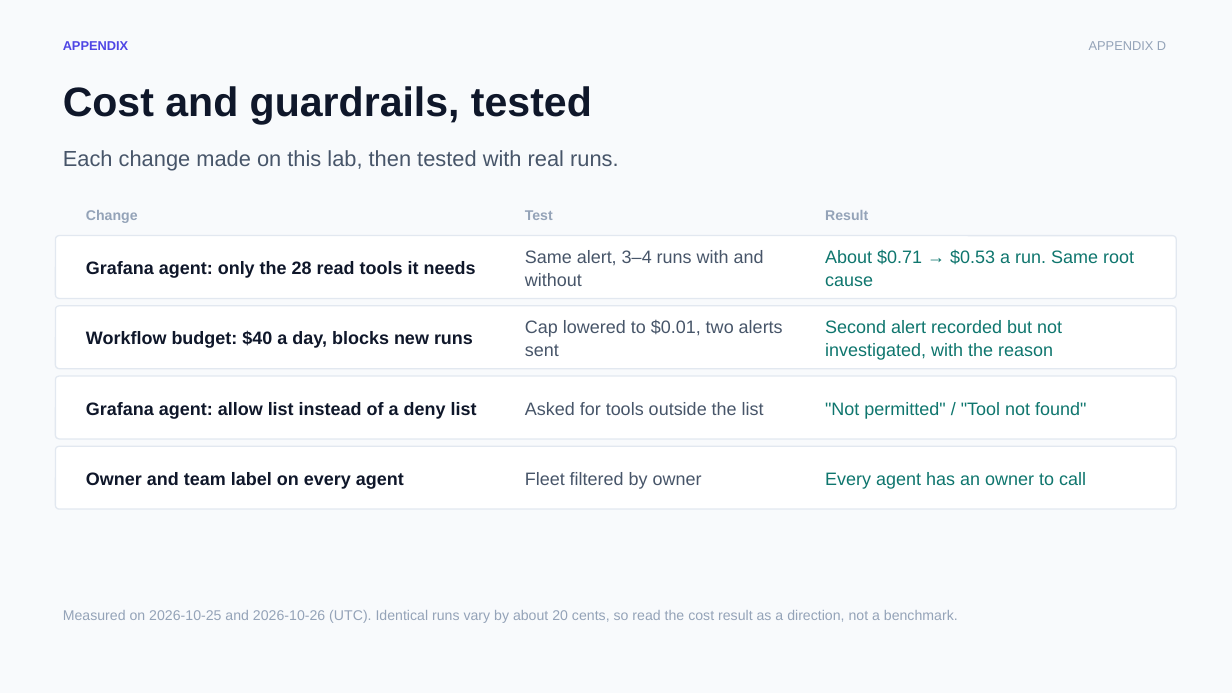
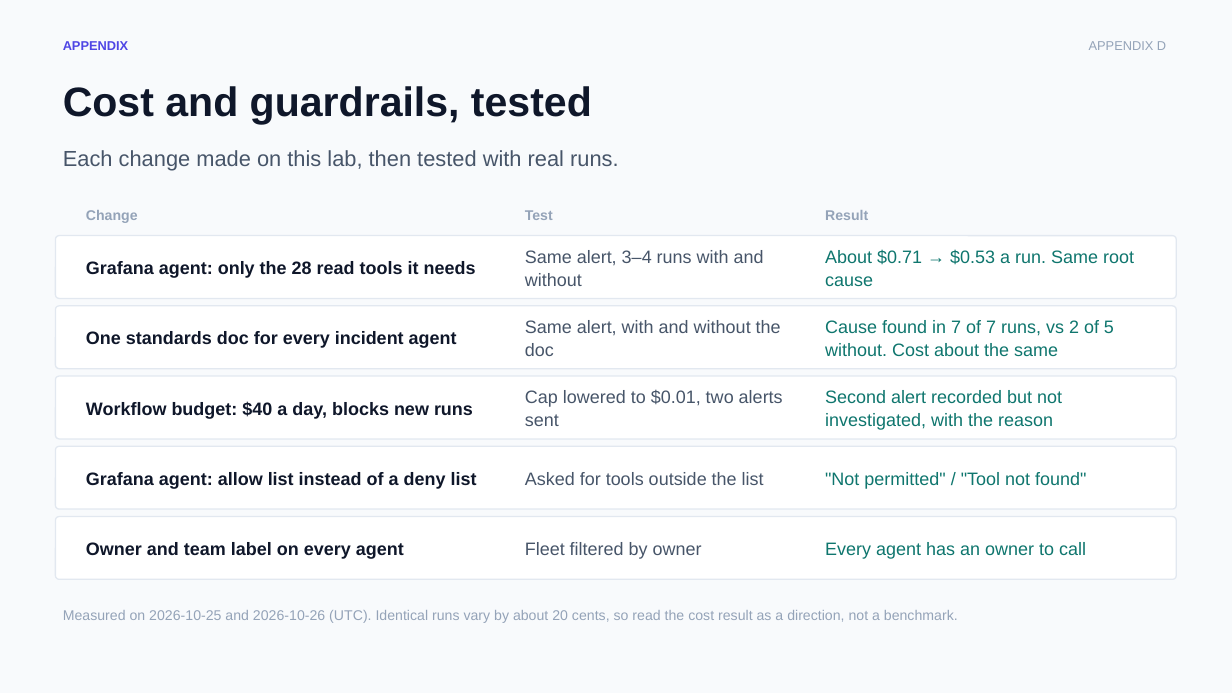
Before and after one commit to chizeni24/komodor-production-lab, a slide deck: slide 18 of docs/presentation/KAOP_Customer_Pitch.pptx. Drawn at 1232x693 pixels with LibreOffice and Linux fonts; fonts in the diff are those of the drawing. Boxes give left, top, right and bottom in pixels: in the first picture for what was removed or moved away, otherwise in the second. Text is boxed around its words. In the diff, an @@ line names an element or a change of style, - is before the commit and + after.

```diff
--- a/docs/presentation/KAOP_Customer_Pitch.pptx
+++ b/docs/presentation/KAOP_Customer_Pitch.pptx
@@ text added at (525,320,781,356), 14 pt, text #475569 @@
+Same alert, with and without the doc
@@ text added at (825,320,1114,356), 14 pt, text #0F766E @@
+Cause found in 7 of 7 runs, vs 2 of 5 without. Cost about the same
@@ text added at (86,331,457,348), 14 pt, text #0F172A, bold @@
+One standards doc for every incident agent
@@ rounded rectangle added at (55,517,1177,579), fill #FFFFFF, outline #E2E8F0 1 pt @@
@@ 9 texts: place and size @@
-9 texts at (86,319,1086,489)
+9 texts at (86,390,1086,559)
```
Also in this commit, not shown: 6 other files.
